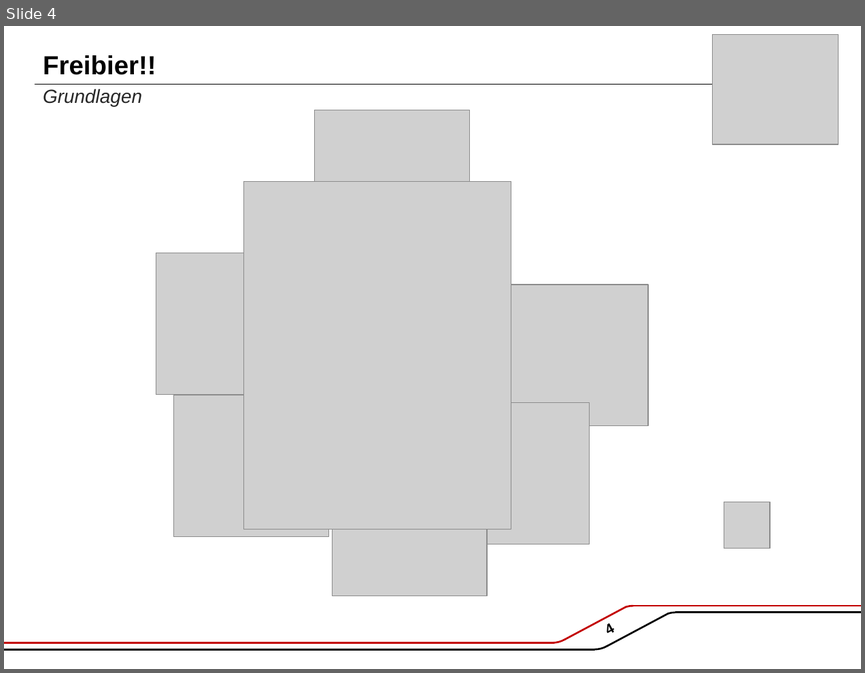
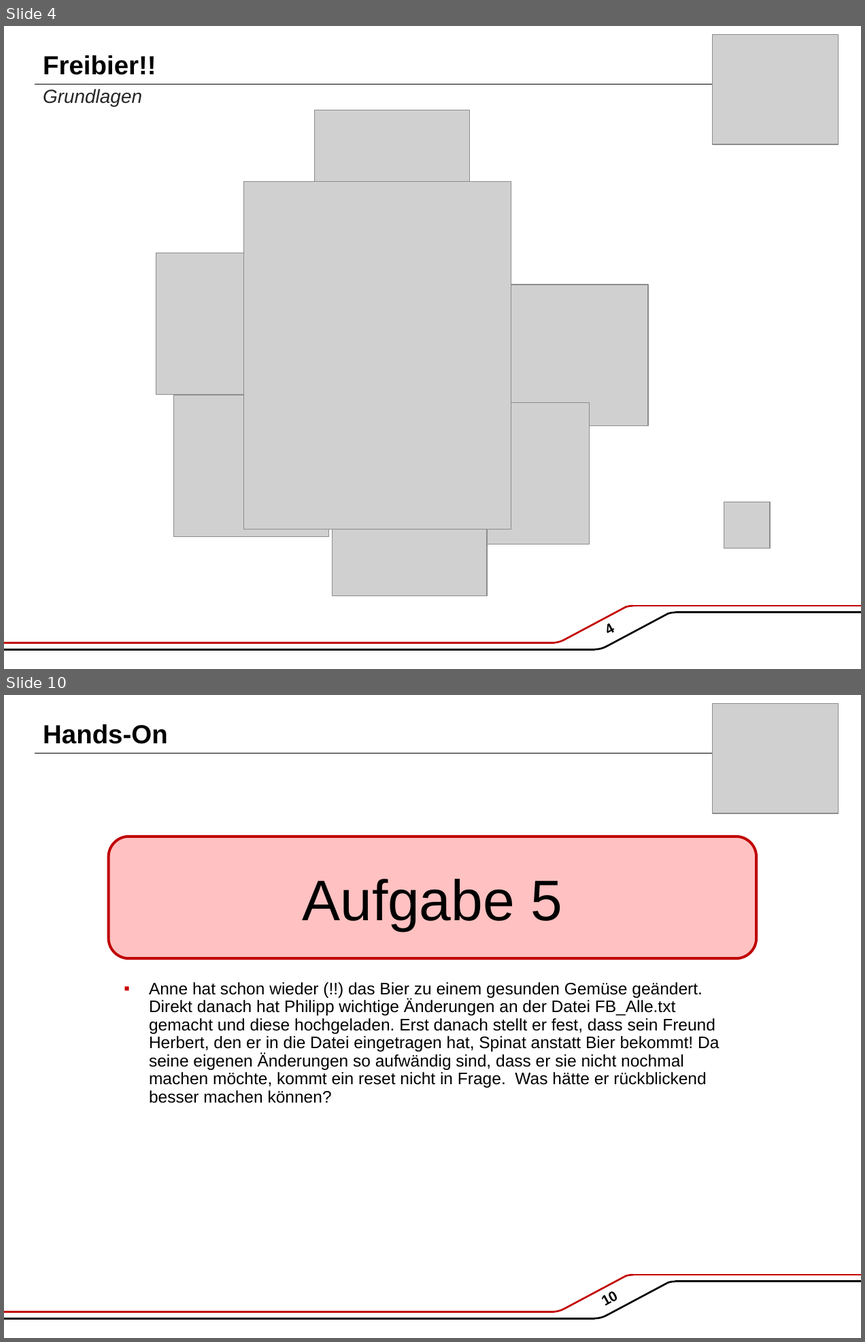
Before and after one commit to PhillyVsWilly/Freibier, a slide deck: git Schulung.pptx. Shown one above the other, each under a label of ours: slide 4 before the commit, slides 4 and 10 after it; the slides between them are not shown. The pictures are 865x673 and 865x1342 pixels, drawn with LibreOffice and Linux fonts; fonts in the diff are those of the drawing; grey boxes stand for pictures; background and template pictures are left out. Boxes give left, top, right and bottom in pixels: in the first picture for what was removed or moved away, otherwise in the second. Text is boxed around its words. In the diff, an @@ line names an element or a change of style, - is before the commit and + after.

Commit message:
Aufgaben und Musterlösung hinzugefügt, Aufgaben in die Präsentation übernommen.

```diff
--- a/git Schulung.pptx
+++ b/git Schulung.pptx
@@ slide 10 added at bbox=[4, 695, 861, 1338], background #FFFFFF; not listed: 12 template elements that a slide beside it also shows @@
@@ picture added at bbox=[713, 704, 838, 813] @@
@@ title added at bbox=[43, 724, 168, 744], 22 pt, text #000000, bold @@
+Hands-On
@@ rounded rectangle added at bbox=[109, 836, 756, 958], fill #FFC1C1, outline #C00000 2.25 pt, 48 pt, text #000000 @@
+Aufgabe 5
@@ text added at bbox=[149, 982, 719, 1103], 14 pt, text #000000 @@
+▪ Anne hat schon wieder (!!) das Bier zu einem gesunden Gemüse geändert. Direkt danach hat Philipp wichtige Änderungen an der Datei FB_Alle.txt gemacht und diese hochgeladen. Erst danach stellt er fest, dass sein Freund Herbert, den er in die Datei eingetragen hat, Spinat anstatt Bier bekommt! Da seine eigenen Änderungen so aufwändig sind, dass er sie nicht nochmal machen möchte, kommt ein reset nicht in Frage. Was hätte er rückblickend besser machen können?
```
Also in this commit, not shown: 3 slides changed, 8 other slides added, 2 slides removed, 2 other files.
